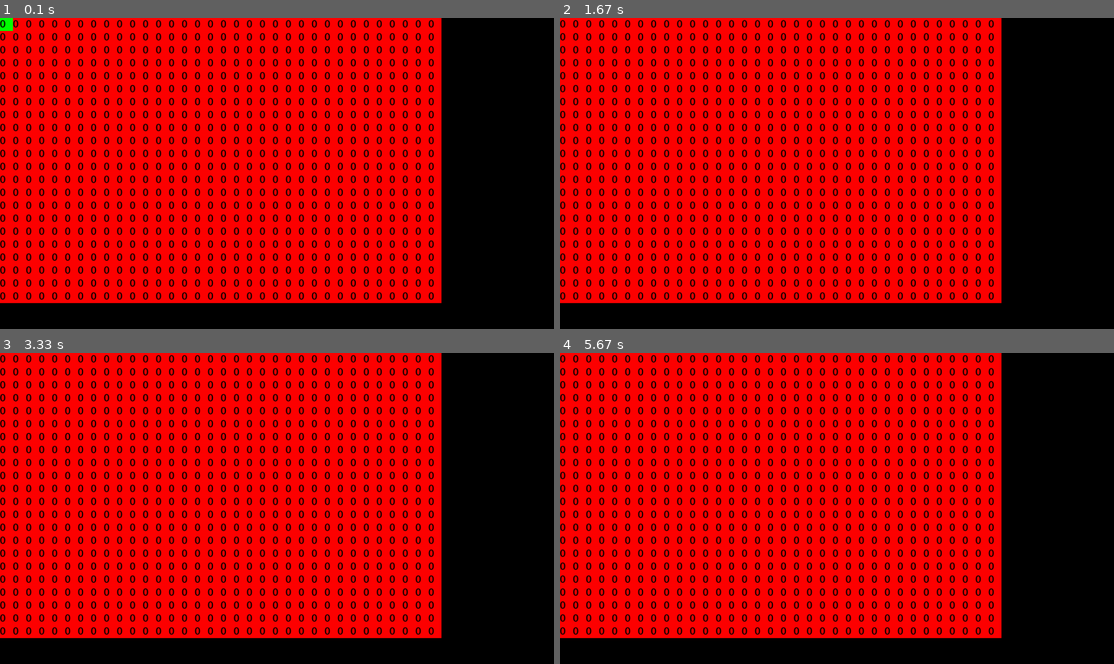
Above: before the commit, frames 1-4 (two rows, left to right).
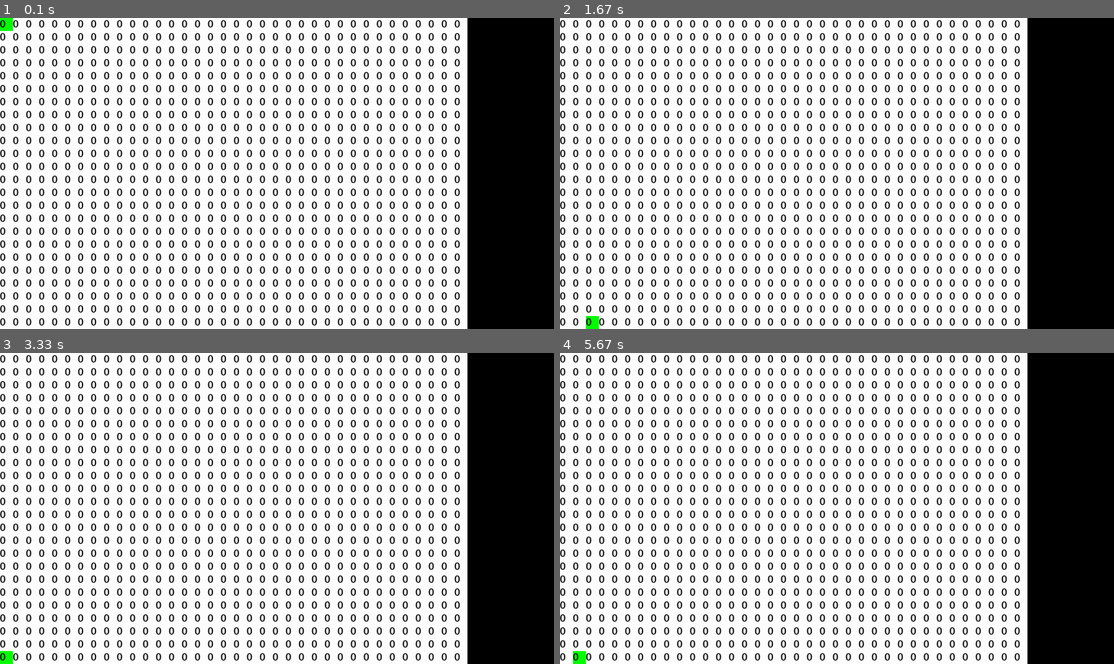
Above: after the commit, the same moments.

Repository: brianfu/TeamCSSS
Game: pygame game, started from Core/Grid.py
Same seed, same stepped clock (60 frames per second), same inputs: the game is played once before the commit and once after it.
Inputs:
- Up to frame 1 (0.1 s): no input
- Up to frame 2 (1.67 s): hold Right 0.33-0.8 s; hold Up 0.83-1.13 s; hold Right 1.17-1.63 s
- Up to frame 3 (3.33 s): hold Left 1.67-2.2 s; hold Down 2.23-2.53 s; hold Left 2.57-2.97 s; hold Up from 3 s (still down)
- Up to frame 4 (5.67 s): release Up at 3.37 s; hold Right 3.4-4.03 s; hold Down 4.07-4.43 s; hold Left 4.47-4.93 s; hold Right 4.97-5.43 s; hold Up from 5.47 s (still down)

The runs differ from the first frame. In frame 1, 81% of the frame differs, in the area x 0-85%, y 0-100%; in frame 2, 81%; in frame 3, 81%; in frame 4, 81%.

Commit message:
couple of changes, made grid white, fixed some display problems, now increment with space and decrement with x

Diff:
--- a/Core/Grid.py
+++ b/Core/Grid.py
@@ -78,33 +78,25 @@
             #if pressed space
             if event.key == pygame.K_SPACE:
                 s_c_list[current_pos[0]][current_pos[1]] += 1
-                s_c_list[current_pos[0]][current_pos[1]] = s_c_list[current_pos[0]][current_pos[1]] % 4
+                #s_c_list[current_pos[0]][current_pos[1]] = s_c_list[current_pos[0]][current_pos[1]] % 4
 
                 #might as well do flag
                 space_pressed = True
-
+            if event.key == pygame.K_x:
+                s_c_list[current_pos[0]][current_pos[1]] -= 1
             #Move keys
             elif event.key == pygame.K_RIGHT:
-                #print("SHIT IS FUCKED")
-                if current_pos[0] >= 35:
-                    current_pos[0] = 0
-                else:
-                    current_pos[0] += 1
+                current_pos[0] += 1
+                current_pos[0] %= 36
             elif event.key == pygame.K_LEFT:
-                if current_pos[0] <= 0:
-                    current_pos[0] = 35
-                else:
-                    current_pos[0] -= 1
+                current_pos[0] -= 1
+                current_pos[0] %= 36
             elif event.key == pygame.K_DOWN:
-                if current_pos[1] >= 23:
-                    current_pos[1] = 0
-                else:
-                    current_pos[1] += 1
+                current_pos[1] += 1
+                current_pos[1] %= 24
             elif event.key == pygame.K_UP:
-                if current_pos[1] <= 0:
-                    current_pos[1] = 23
-                else:
-                    current_pos[1] -= 1
+                current_pos[1] -= 1
+                current_pos[1] %= 24
             #ik i fucked up the order dw bout it
 
     #text = draw_square([2,2], state_counter, GREEN)
@@ -112,8 +104,8 @@
 
 
     # --- Game logic should go here
-    for m in range(35-1): #36
-        for n in range(23-1): #24
+    for m in range(len(s_c_list)): #36
+        for n in range(len(s_c_list[0])): #24
             #Find and draw current position
             xVal = m
             yVal = n
@@ -123,7 +115,7 @@
                 '''if space_pressed:
                    s_c_list[m][n] = s_c_list[n][m] + 1 '''
             else:
-                text = draw_square(xVal, yVal, s_c_list[m][n], RED)
+                text = draw_square(xVal, yVal, s_c_list[m][n], WHITE)
 
             #Bilt in words here
             screen.blit(text, [xVal*30,yVal*30])
